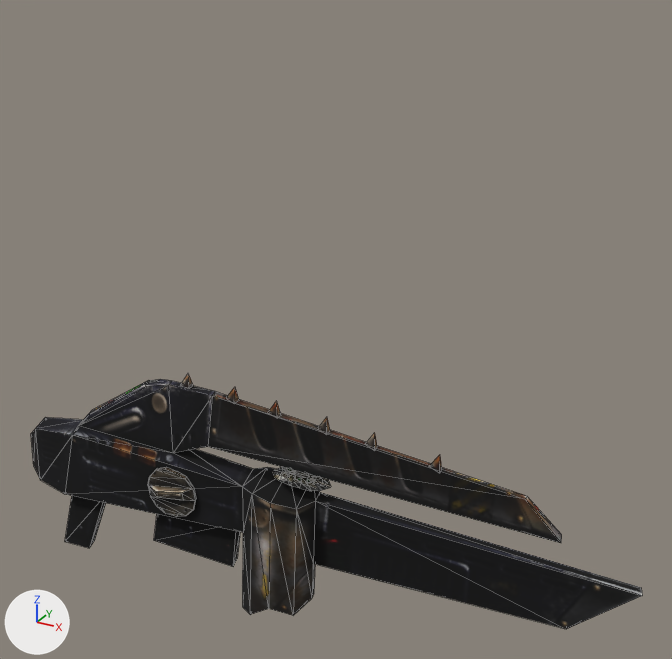
A saved change to the glTF model assets/3d/viewmodels/ripper/ripper.gltf.
Both versions are drawn from a 50 mm lens placed at (0.097, -0.181, 0.075), pointed at (-0.007, 0.01, -0.02). The axes (+X, +Y, +Z) are drawn at lower left. The lights are the same throughout. The first picture is the older version. Mesh edges are drawn as thin lines. Vertices at exactly the same position are counted once.

Before the edit, the objects in view are built like this:
```python
me_ripper = bpy.data.meshes.new('ripper')
me_ripper.from_pydata(...)  # 219 vertices, 349 faces; spans x -0.082..0.078, y -0.029..-0.008, z -0.088..-0.025
# faces by material slot: [144, 33, 36, 60, 76]
me_ripper.materials.append(mat_slot0)  # picture img_s0_png
me_ripper.materials.append(mat_slot1)  # picture img_s1_png
me_ripper.materials.append(mat_slot2)  # picture img_s2_png
me_ripper.materials.append(mat_slot3)  # picture img_s3_png
me_ripper.materials.append(mat_slot4)  # picture img_s4_png
ob_ripper = bpy.data.objects.new('ripper', me_ripper)
ob_ripper.location = (0.0, 0.0, 0.0)
```
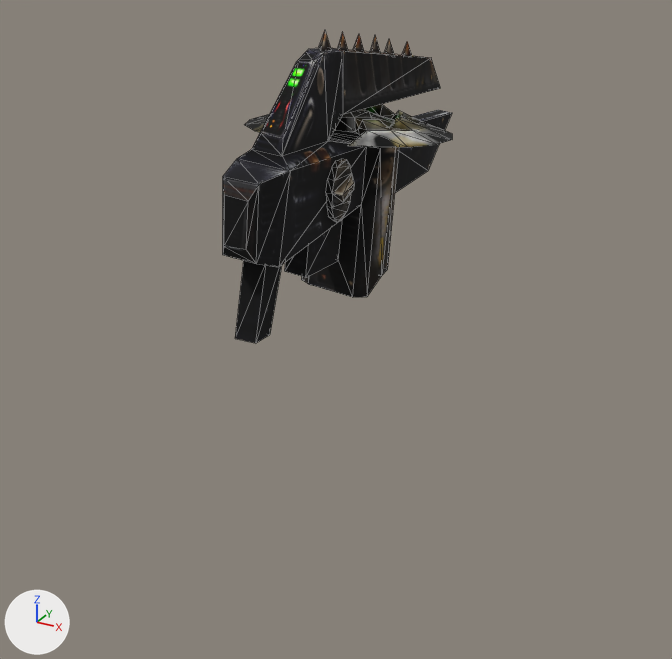
Changed parts and their boxes [x1, y1, x2, y2] in the pictures (672 x 659 px; the box of a moved part takes in the faces that stretch with it):
'ripper', reshaped (62% narrower, 23% taller)
    before: [31, 374, 642, 629]
    after: [223, 30, 452, 343]
part 1 of me_ripper, moved or reshaped
    before: [31, 379, 642, 629]
    after: [223, 48, 452, 297]
part 2 of me_ripper, moved or reshaped
    before: [148, 467, 196, 517]
    after: [326, 159, 354, 223]
part 3 of me_ripper, moved or reshaped
    before: [65, 374, 442, 567]
    after: [235, 30, 452, 343]

The change in detail:
me_ripper is used by ob_ripper; location (0.0, 0.0, 0.0).
me_ripper had 219 vertices, 349 faces and spanned x -0.082..0.078, y -0.029..-0.008, z -0.088..-0.025.
me_ripper now has 219 vertices, 349 faces and spans x -0.031..0.021, y -0.036..0.065, z -0.008..0.054.
me_ripper part 1: the loose piece of 62 vertices spanning x -0.082..0.078, y -0.029..-0.008, z -0.088..-0.028 is multiplied about its middle by the matrix ((0.188, -1.547, 0.062), (0.614, 0.184, -0.018), (0.021, 0.105, 0.989)), then moved by (-0.001, 0.033, 0.08).
me_ripper part 2: the loose piece of 32 vertices spanning x -0.042..-0.028, y -0.028..-0.025, z -0.064..-0.05 is multiplied about its middle by the matrix ((0.187, -1.558, 0.058), (0.616, 0.187, -0.021), (0.025, 0.109, 1.0)), then moved by (0.038, 0.02, 0.078).
me_ripper part 3: 125 of 219 vertices moved; they spanned x -0.075..0.033, y -0.027..-0.012, z -0.085..-0.025 and now span x -0.031..0.021, y -0.031..0.036, z -0.007..0.054; mean shift (0.003, 0.026, 0.08); largest move (-0.074, -0.027, -0.085) -> (-0.004, -0.031, -0.007).
